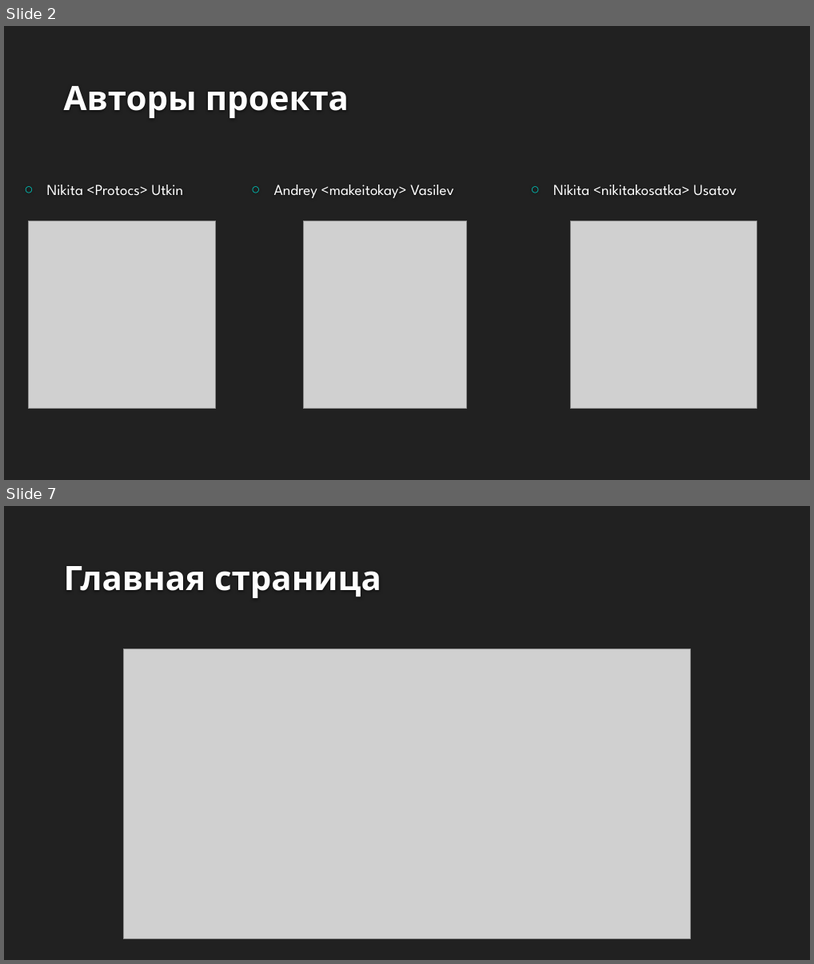
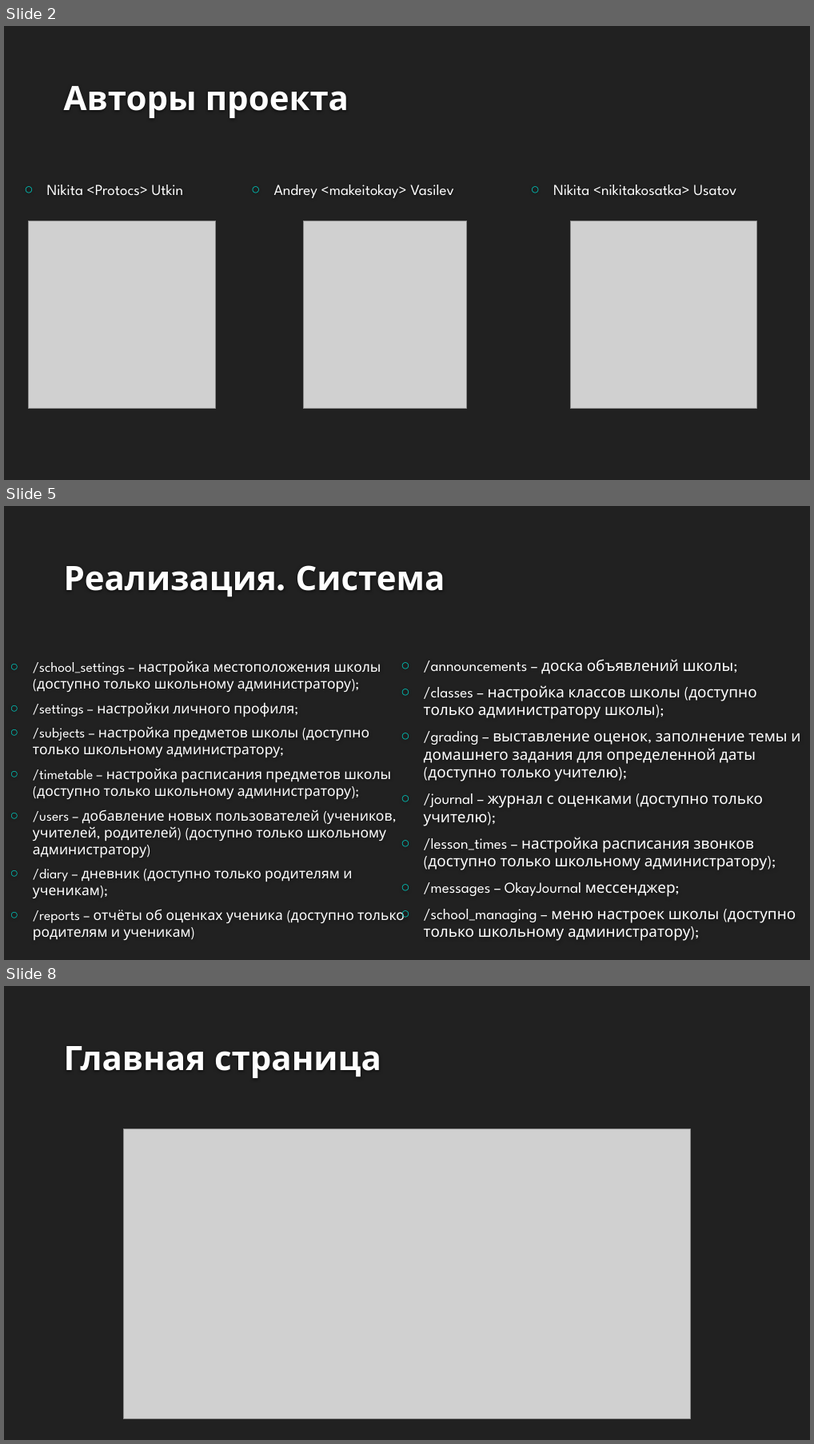
Before and after one commit to Protocs/OkayJournal, a slide deck: demo/OkayJournal.pptx. Shown one above the other, each under a label of ours: slides 2 and 7 before the commit, slides 2, 5 and 8 after it; the slides between them are not shown. The pictures are 814x964 and 814x1444 pixels, drawn with LibreOffice and Linux fonts; fonts in the diff are those of the drawing; grey boxes stand for pictures; background and template pictures are left out. Boxes give left, top, right and bottom in pixels: in the first picture for what was removed or moved away, otherwise in the second. Text is boxed around its words. In the diff, an @@ line names an element or a change of style, - is before the commit and + after.

```diff
--- a/demo/OkayJournal.pptx
+++ b/demo/OkayJournal.pptx
@@ slide 5 added at (4,506,810,960), background #212121 @@
@@ title added at (64,565,446,597), 40 pt, text #FEFEFE, bold @@
+Реализация. Система
@@ text added at (33,661,405,940), 16.6 pt, text #FFFFFF @@
+○ /school_settings – настройка местоположения школы (доступно только школьному администратору);
+○ /settings – настройки личного профиля;
+○ /subjects – настройка предметов школы (доступно только школьному администратору;
+○ /timetable – настройка расписания предметов школы (доступно только школьному администратору);
+○ /users – добавление новых пользователей (учеников, учителей, родителей) (доступно только школьному администратору)
+○ /diary – дневник (доступно только родителям и ученикам);
+○ /reports – отчёты об оценках ученика (доступно только родителям и ученикам)
@@ text added at (424,659,801,940), 18 pt, text #FFFFFF @@
+○ /announcements – доска объявлений школы;
+○ /classes – настройка классов школы (доступно только администратору школы);
+○ /grading – выставление оценок, заполнение темы и домашнего задания для определенной даты (доступно только учителю);
+○ /journal – журнал с оценками (доступно только учителю);
+○ /lesson_times – настройка расписания звонков (доступно только школьному администратору);
+○ /messages – OkayJournal мессенджер;
+○ /school_managing – меню настроек школы (доступно только школьному администратору);
@@ what was slide 7 is now slide 8 @@
```
Also in this commit, not shown: 5 slides changed, 1 other slide added, 1 slide removed.
